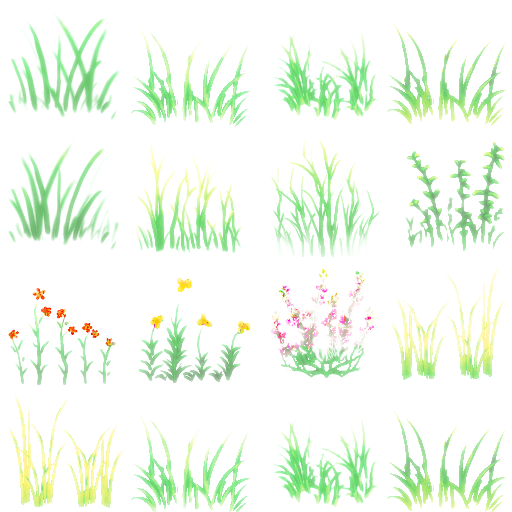
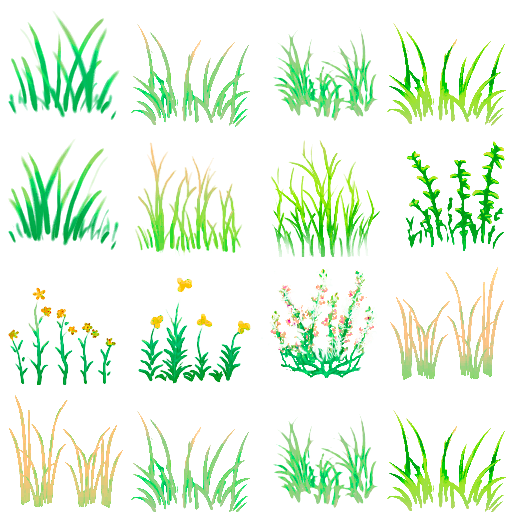
Revision of a layered 512px x 512px image; what changed, layer by layer:
masked "n_grass_diff_0_51" (1st of 2, in "Translucency") over [9, 395, 123, 508]
